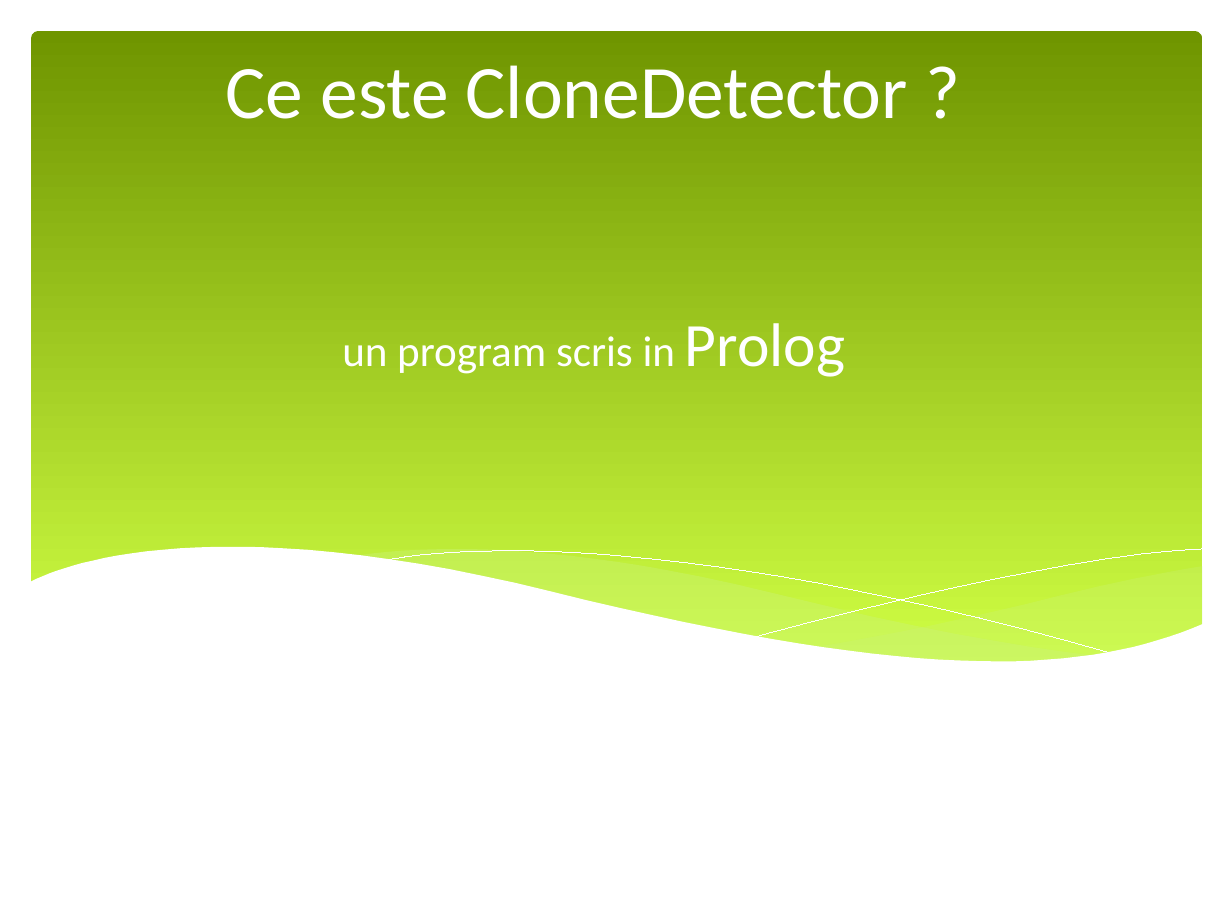
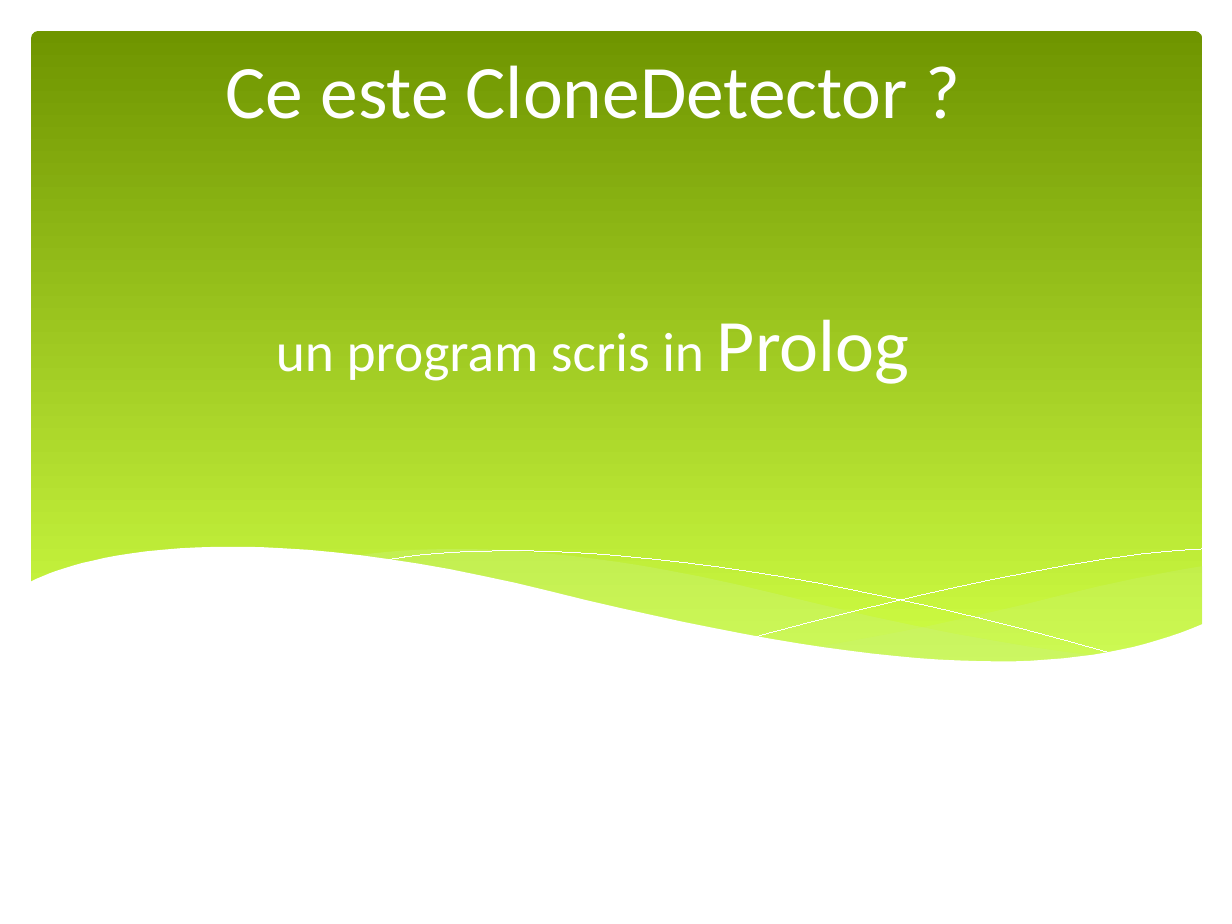
Before and after one commit to vladlep/licentavlad, a slide deck: slide 2 of doc/Prezentare licenta.pptx. Drawn at 1232x924 pixels with LibreOffice and Linux fonts; fonts in the diff are those of the drawing. Boxes give left, top, right and bottom in pixels: in the first picture for what was removed or moved away, otherwise in the second. Text is boxed around its words. In the diff, an @@ line names an element or a change of style, - is before the commit and + after.

```diff
--- a/doc/Prezentare licenta.pptx
+++ b/doc/Prezentare licenta.pptx
@@ text "un program scris in Prolog" at (276,319,909,384): size 28 to 36 pt in "un program scris in"; size 40 to 48 pt in "Prolog"; more space between paragraphs @@
```
Also in this commit, not shown: 6 other slides changed, 2 slides added, 3 slides removed.
